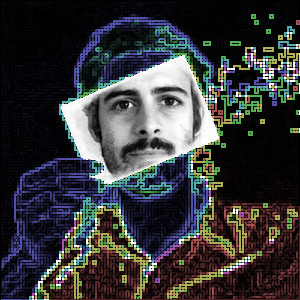
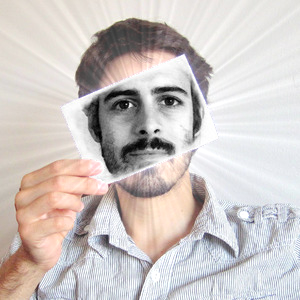
Revision of a layered 300 x 300 image; what changed, layer by layer:
showed "Pasted Layer #3" over left=60, top=55, right=219, bottom=184
showed "mpn_photo_00_300.jpg copy #3" over left=0, top=0, right=300, bottom=300
showed "Visible #2", painted on it over left=0, top=0, right=300, bottom=300
hid "mpn_photo_10_300.jpg" over left=0, top=0, right=300, bottom=300
